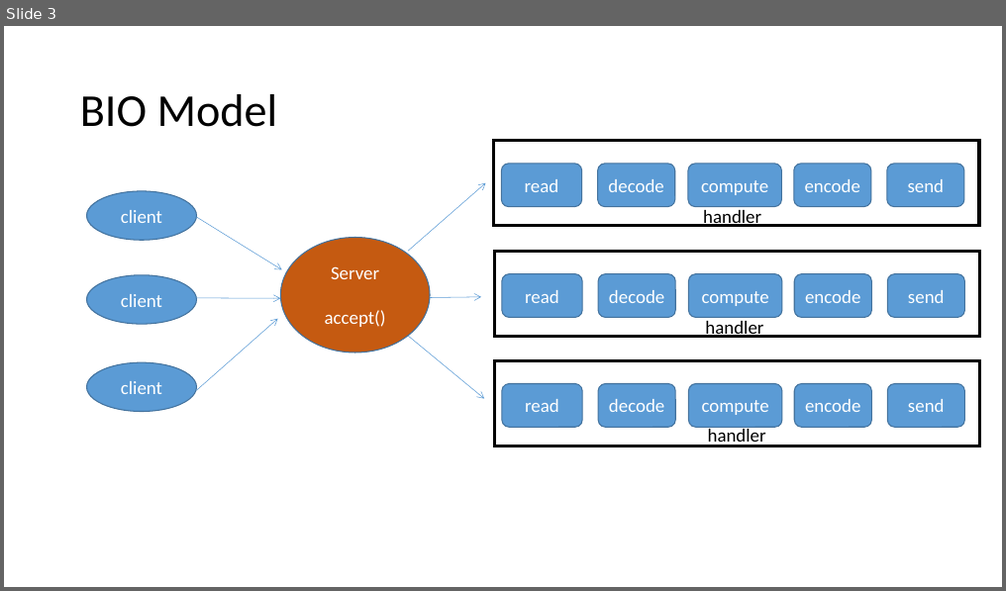
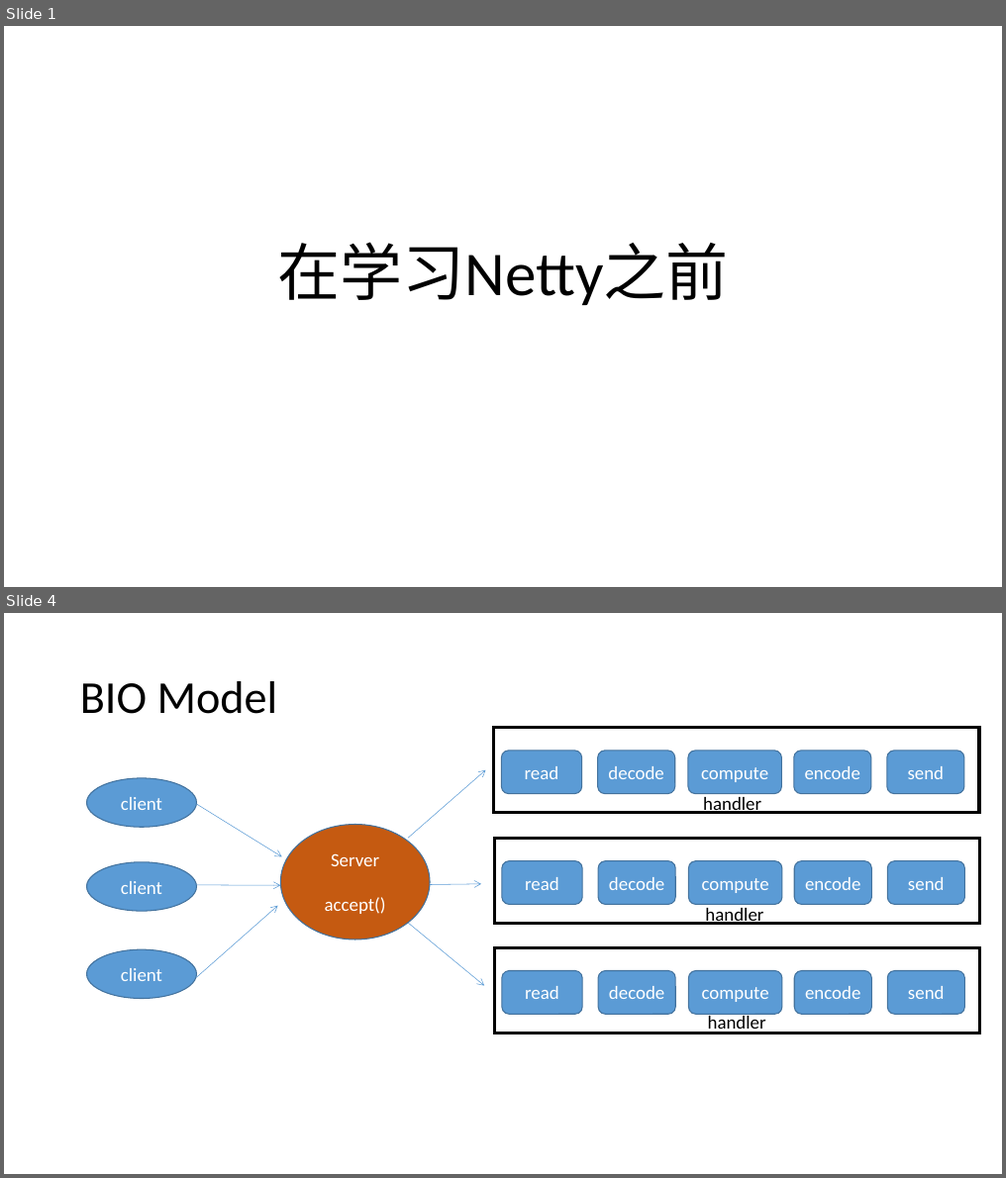
Before and after one commit to zy475459736/progress, a slide deck: io/Netty.pptx. Shown one above the other, each under a label of ours: slide 3 before the commit, slides 1 and 4 after it; the slides between them are not shown. The pictures are 1006x591 and 1006x1178 pixels, drawn with LibreOffice and Linux fonts; fonts in the diff are those of the drawing. Boxes give left, top, right and bottom in pixels: in the first picture for what was removed or moved away, otherwise in the second. Text is boxed around its words. In the diff, an @@ line names an element or a change of style, - is before the commit and + after.

```diff
--- a/io/Netty.pptx
+++ b/io/Netty.pptx
@@ slide 1 added at box(4, 26, 1002, 587), background #FFFFFF @@
@@ title added at box(277, 242, 728, 305), 60 pt, text #000000 @@
+在学习Netty之前
@@ what was slide 3 is now slide 4 @@
```
Also in this commit, not shown: 5 slides changed, 4 other slides added, 3 slides removed.
